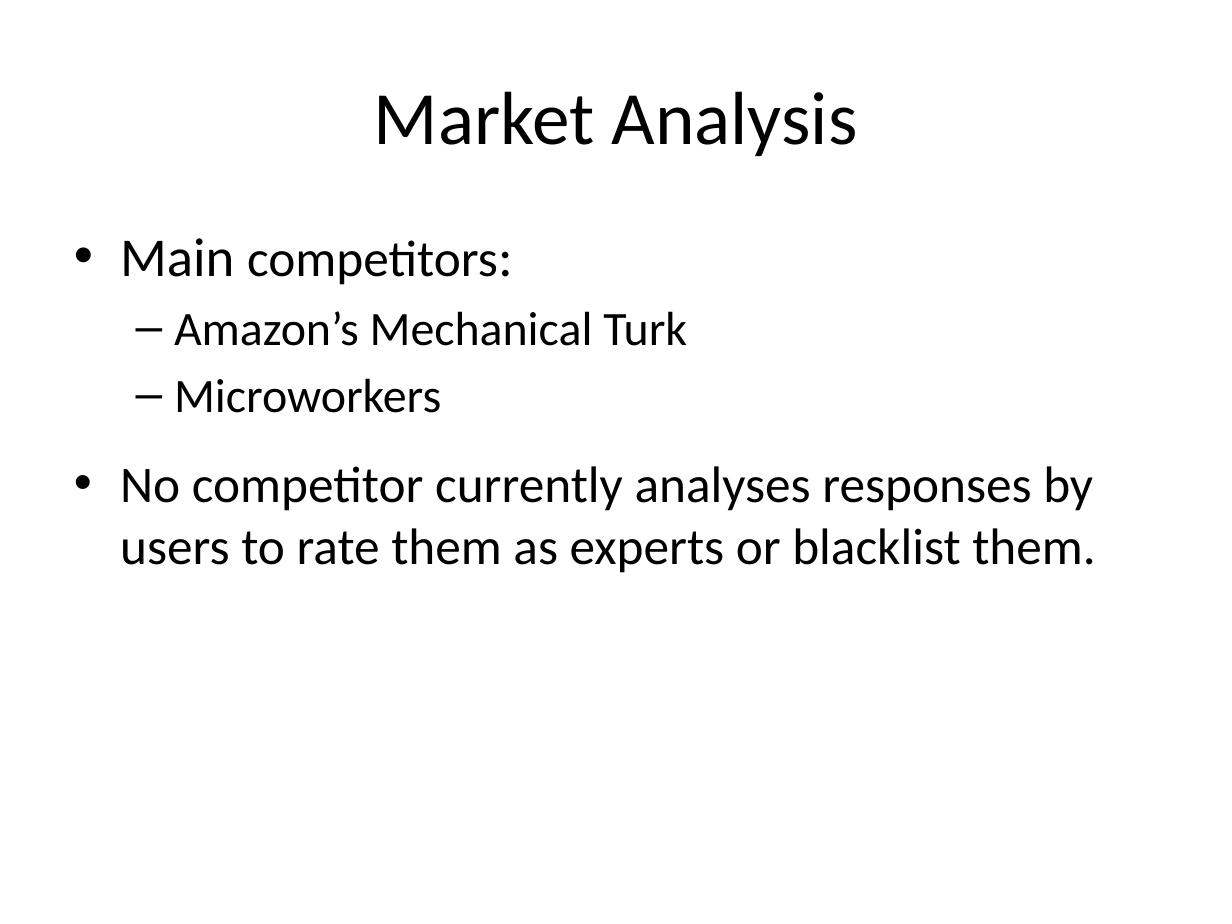
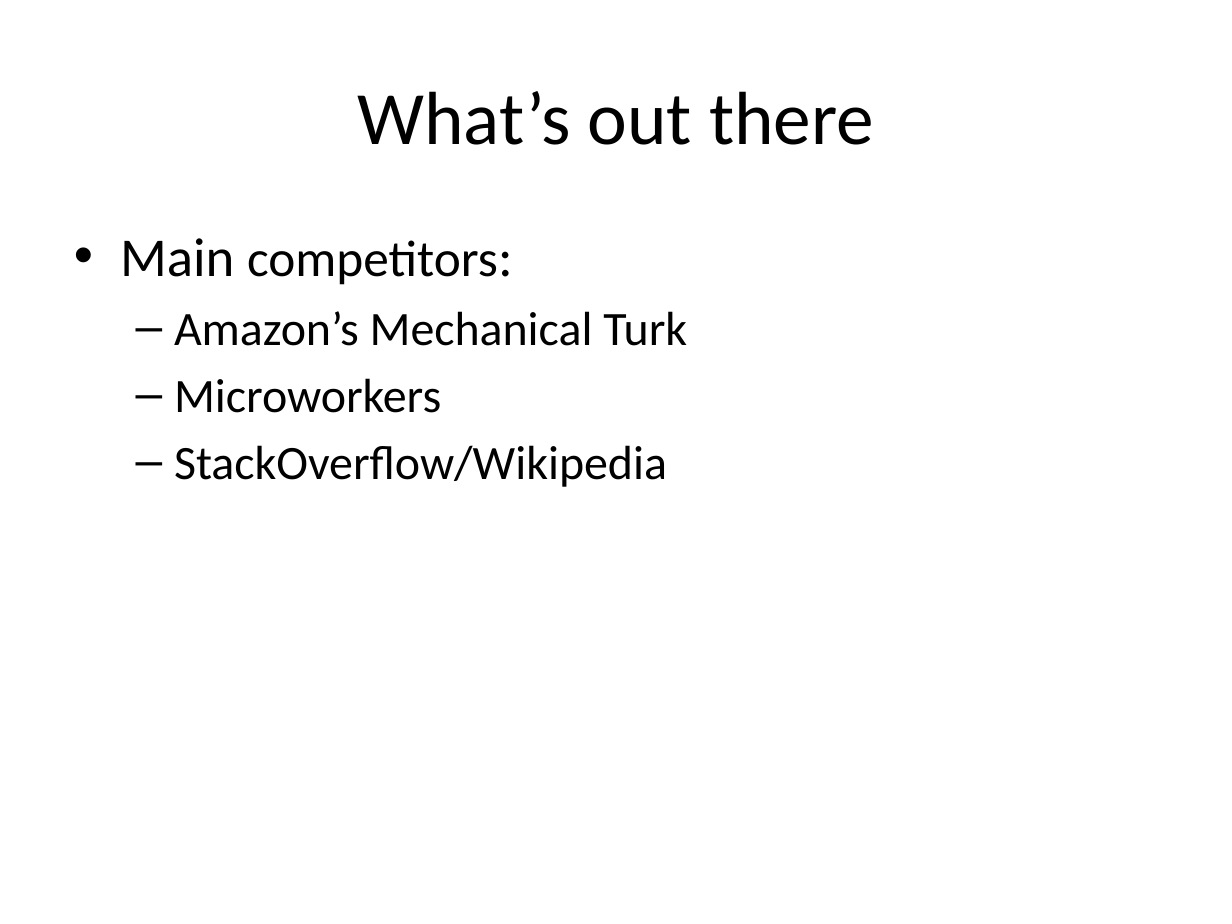
Before and after one commit to giovannic/crowdtrust, a slide deck: slide 4 of presentation/CrowdTrust .pptx. Drawn at 1232x924 pixels with LibreOffice and Linux fonts; fonts in the diff are those of the drawing; background and template pictures are left out. Boxes give left, top, right and bottom in pixels: in the first picture for what was removed or moved away, otherwise in the second. Text is boxed around its words. In the diff, an @@ line names an element or a change of style, - is before the commit and + after.

```diff
--- a/presentation/CrowdTrust .pptx
+++ b/presentation/CrowdTrust .pptx
@@ title at (357,91,874,145): text changed @@
-Market Analysis
+What’s out there
@@ text at (174,445,667,487): text changed; size 30 to 28 pt @@
-• No competitor currently analyses responses by users to rate them as experts or blacklist them.
+  – StackOverflow/Wikipedia
```
Also in this commit, not shown: 4 other slides changed, 2 slides added, 1 slide removed, 1 other file.
